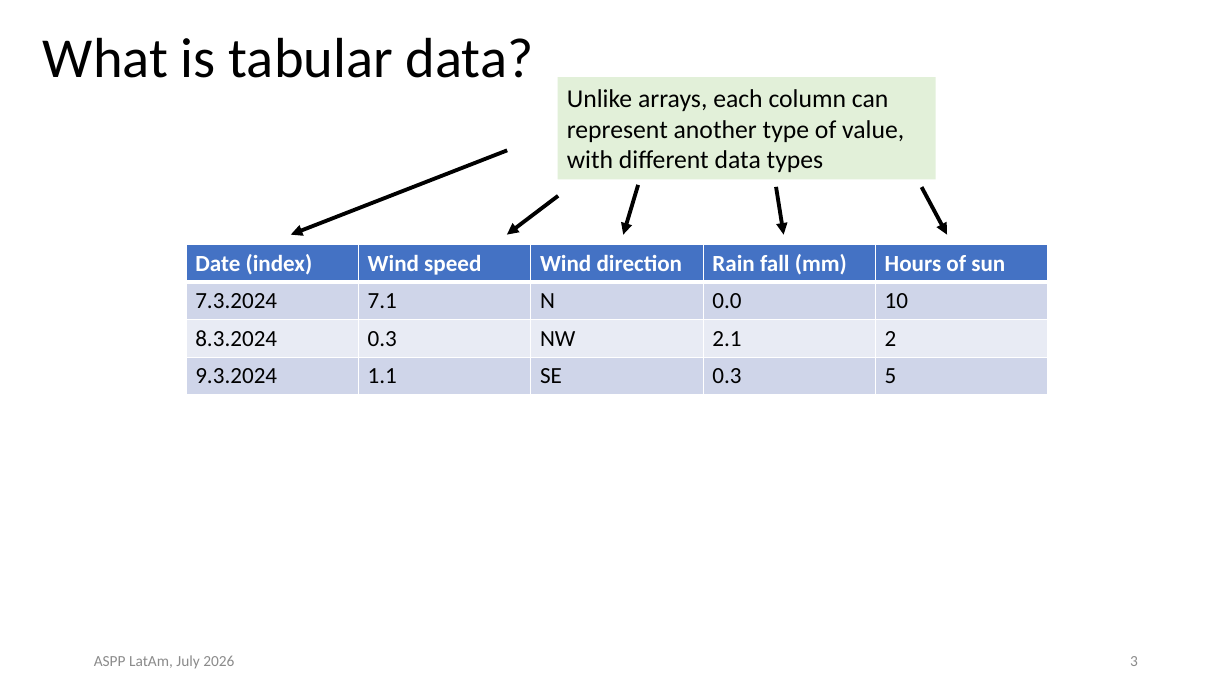
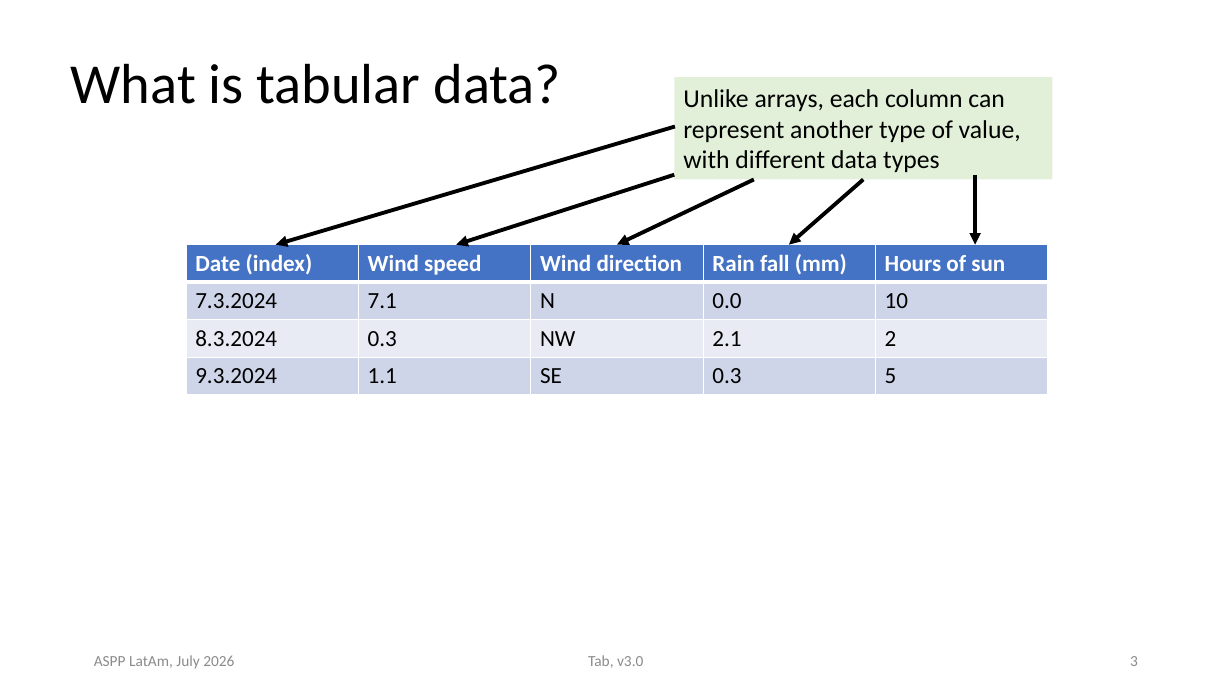
Before and after one commit to ASPP/data_class, a slide deck: slide 3 of tabular_data.pptx. Drawn at 1232x693 pixels with LibreOffice and Linux fonts; fonts in the diff are those of the drawing. Boxes give left, top, right and bottom in pixels: in the first picture for what was removed or moved away, otherwise in the second. Text is boxed around its words. In the diff, an @@ line names an element or a change of style, - is before the commit and + after.

Commit message:
powerpoint and exercises tabular complete

```diff
--- a/tabular_data.pptx
+++ b/tabular_data.pptx
@@ title "What is tabular data?": place and size @@
-title "What is tabular data?" at [43,37,534,78]
+title "What is tabular data?" at [71,63,561,104]
@@ rectangle "Unlike arrays, each column can ...": place and size @@
-rectangle "Unlike arrays, each column can ..." at [558,77,936,179]
+rectangle "Unlike arrays, each column can ..." at [675,77,1053,179]
@@ arrow moved from (507, 151) - (291, 235) to (675, 127) - (275, 245) @@
@@ arrow moved from (558, 196) - (507, 235) to (675, 175) - (457, 245) @@
@@ arrow moved from (639, 185) - (624, 235) to (754, 179) - (617, 245) @@
@@ arrow moved from (776, 187) - (784, 235) to (863, 179) - (789, 245) @@
@@ arrow moved from (921, 187) - (947, 235) to (975, 175) - (975, 245) @@
@@ text added at [588,655,643,668], 12 pt, text #8B8B8B @@
+Tab, v3.0
```
Also in this commit, not shown: 66 other slides changed, 17 slides added, 3 slides removed, 21 other files.
